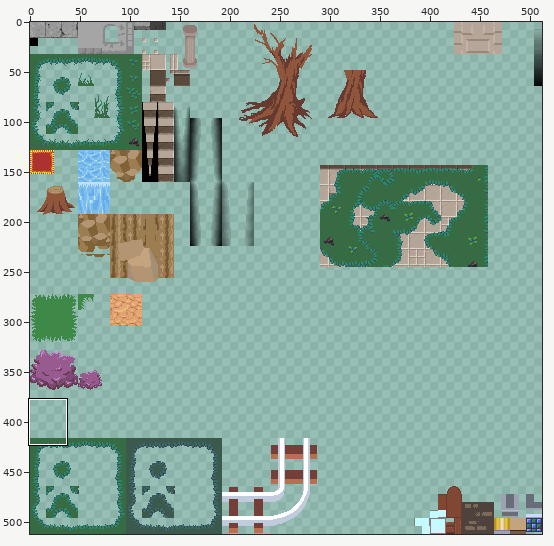
Sprite sheet -- assets/images/dungeon_tiles.png. The picture above shows the old version from afar; the outline marks the close-up.
Close-up. The starting point:
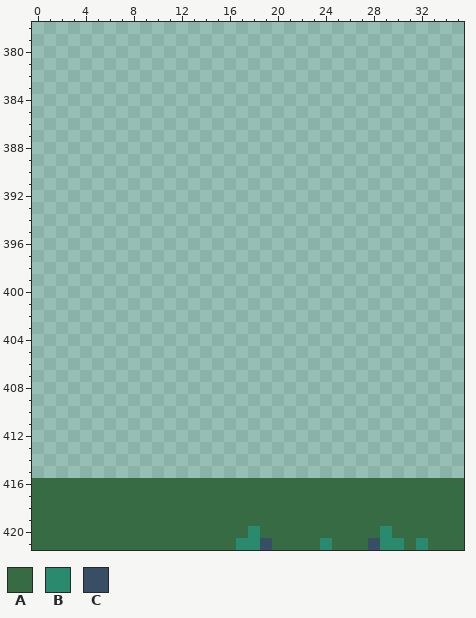
The file is 512x512 pixels. Pixels under 10% opacity are left out. Colours within 5 levels of each other are drawn and written as one. Shown: x 0..35, y 378..421.
Palette (. is transparent): A #366b44  B #298a6e  C #384e65
Pixels before, first column x 0:
416 AAAAAAAAAAAAAAAAAAAAAAAAAAAAAAAAAAAA
417 AAAAAAAAAAAAAAAAAAAAAAAAAAAAAAAAAAAA
418 AAAAAAAAAAAAAAAAAAAAAAAAAAAAAAAAAAAA
419 AAAAAAAAAAAAAAAAAAAAAAAAAAAAAAAAAAAA
420 AAAAAAAAAAAAAAAAAABAAAAAAAAAABAAAAAA
421 AAAAAAAAAAAAAAAAABBCAAAABAAACBBABAAA
The same view after the edit:
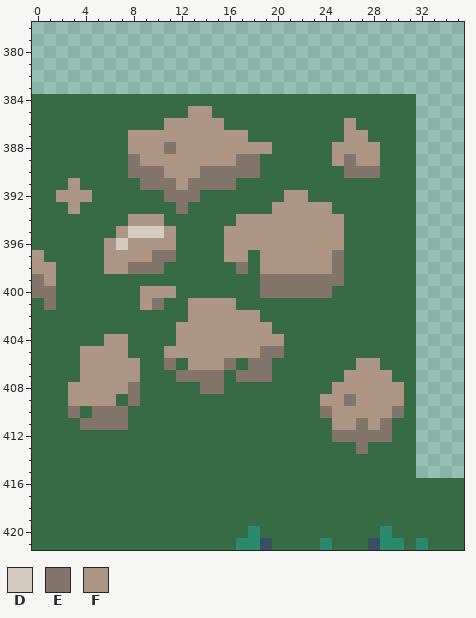
Colours new in this view: D #d4cbc1  E #83756a  F #ac9583
What changed:
Colour A now appears in row 384 at x 0 to 31; in row 385 at x 0 to 12 and 15 to 31; in row 386 at x 0 to 10, 16 to 25 and 27 to 31; in row 387 at x 0 to 7, 18 to 25 and 28 to 31; in row 388 at x 0 to 7, 20 to 24 and 29 to 31; in row 389 at x 0 to 7, 19 to 24 and 29 to 31.
Colour A now appears in row 390 at x 0 to 7, 19 to 25 and 29 to 31; in row 391 at x 0 to 2, 4 to 8 and 17 to 31; in row 392 at x 0 to 1, 5 to 10, 14 to 20 and 23 to 31; in row 393 at x 0 to 2, 4 to 11, 13 to 19 and 25 to 31; in row 394 at x 0 to 7, 11 to 16 and 26 to 31; in row 395 at x 0 to 6, 12 to 15 and 26 to 31.
Colour A now appears in row 396 at x 0 to 5, 12 to 15 and 26 to 31; in row 397 at x 1 to 5, 12 to 15, 18 and 26 to 31; in row 398 at x 2 to 5, 11 to 16, 18 and 26 to 31; in row 399 at x 2 to 18 and 26 to 31; in row 400 at x 2 to 8, 12 to 18 and 25 to 31; in row 401 at x 0, 2 to 8, 11 to 12 and 17 to 31.
Colour A now appears in row 402 at x 0 to 12 and 19 to 31; in row 403 at x 0 to 11 and 20 to 31; in row 404 at x 0 to 5, 8 to 11 and 21 to 31; in row 405 at x 0 to 3, 8 to 10 and 21 to 31; in row 406 at x 0 to 3, 9 to 10, 12, 17, 20 to 26 and 29 to 31; in row 407 at x 0 to 3, 9 to 11, 16, 20 to 25 and 30 to 31.
Colour A now appears in row 408 at x 0 to 2, 9 to 13, 16 to 24 and 31; in row 409 at x 0 to 2, 7, 9 to 23 and 31; in row 410 at x 0 to 2, 4, 8 to 23 and 31; in row 411 at x 0 to 3, 8 to 24 and 30 to 31; in row 412 at x 0 to 24 and 30 to 31; in row 413 at x 0 to 26 and 28 to 31.
Colour A now appears in rows 414 to 415 at x 0 to 31.
Colour D now appears in row 395 at x 8 to 10; in row 396 at x 7.
Colour E now appears in row 388 at x 11; in row 389 at x 8, 17 to 18 and 26; in row 390 at x 8 to 10, 14 to 18 and 26 to 28; in row 391 at x 9 to 11 and 13 to 16; in row 392 at x 11 to 13; in row 393 at x 12.
Colour E now appears in row 397 at x 10 to 11 and 25; in row 398 at x 8 to 10, 17 and 25; in row 399 at x 0 and 19 to 25; in row 400 at x 0 to 1 and 19 to 24; in row 401 at x 1 and 10; in row 405 at x 19 to 20.
Colour E now appears in row 406 at x 11, 16 and 18 to 19; in row 407 at x 12 to 15 and 17 to 19; in row 408 at x 8 and 14 to 15; in row 409 at x 8 and 26; in row 410 at x 3, 5 to 7, 24 and 30; in row 411 at x 4 to 7, 27 and 29.
Colour E now appears in row 412 at x 25 to 29; in row 413 at x 27.
Colour F now appears in row 385 at x 13 to 14; in row 386 at x 11 to 15 and 26; in row 387 at x 8 to 17 and 26 to 27; in row 388 at x 8 to 10, 12 to 19 and 25 to 28; in row 389 at x 9 to 16, 25 and 27 to 28; in row 390 at x 11 to 13.
Colour F now appears in row 391 at x 3 and 12; in row 392 at x 2 to 4 and 21 to 22; in row 393 at x 3 and 20 to 24; in row 394 at x 8 to 10 and 17 to 25; in row 395 at x 7, 11 and 16 to 25; in row 396 at x 6, 8 to 11 and 16 to 25.
Colour F now appears in row 397 at x 0, 6 to 9, 16 to 17 and 19 to 24; in row 398 at x 0 to 1, 6 to 7 and 19 to 24; in row 399 at x 1; in row 400 at x 9 to 11; in row 401 at x 9 and 13 to 16; in row 402 at x 13 to 18.
Colour F now appears in row 403 at x 12 to 19; in row 404 at x 6 to 7 and 12 to 20; in row 405 at x 4 to 7 and 11 to 18; in row 406 at x 4 to 8, 13 to 15 and 27 to 28; in row 407 at x 4 to 8 and 26 to 29; in row 408 at x 3 to 7 and 25 to 30.
Colour F now appears in row 409 at x 3 to 6, 24 to 25 and 27 to 30; in row 410 at x 25 to 29; in row 411 at x 25 to 26 and 28.
Changed places in both close-ups, as pixel boxes (x1, y1, x2, y2):
added: (32, 94, 416, 478)
